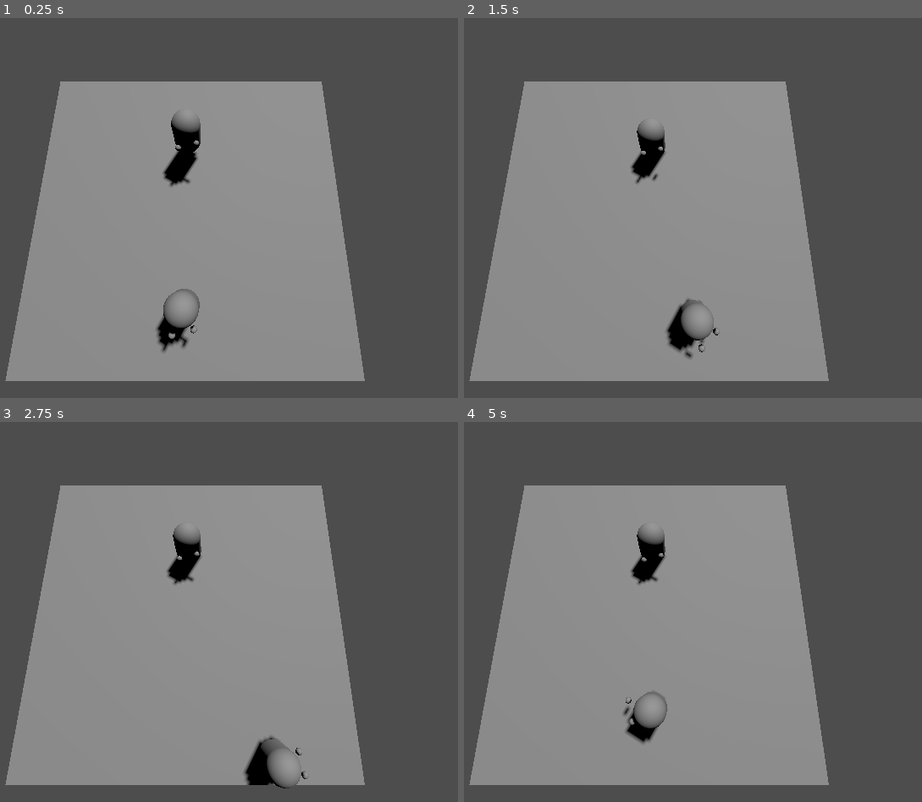
Above: before the commit, frames 1-4 (two rows, left to right).
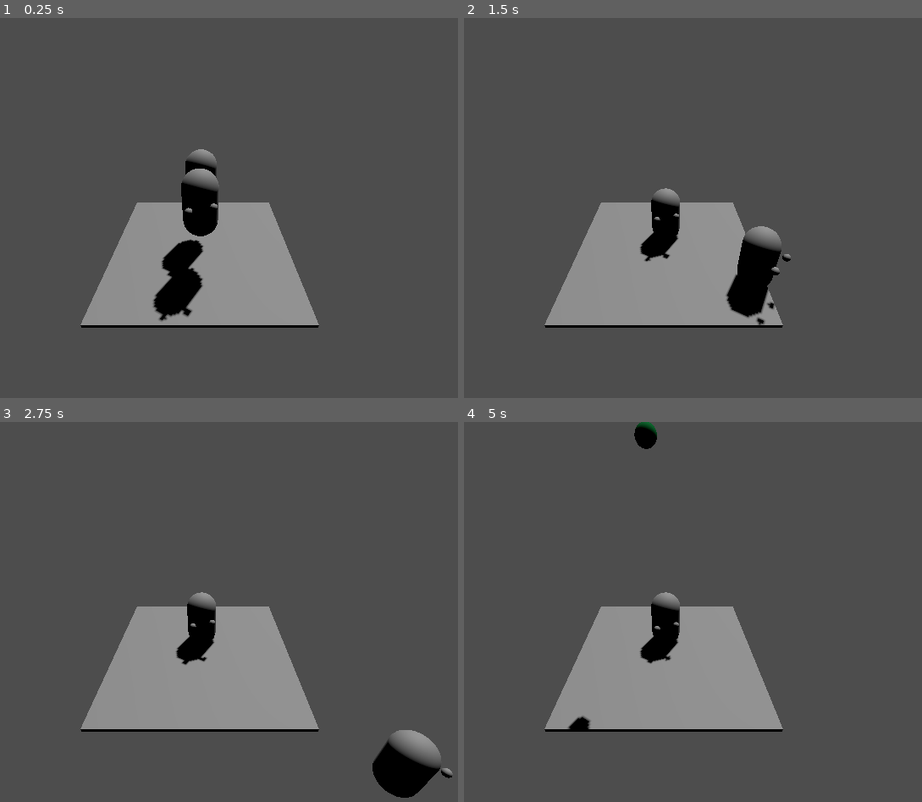
Above: after the commit, the same moments.

Repository: jalvarez2016/This-world-is-too-tiny-for-both-of-us
Game: Godot game, scene res://world test/world.tscn
Same seed, same stepped clock (60 frames per second), same inputs: the game is played once before the commit and once after it.
Inputs:
- Up to frame 1 (0.25 s): no input
- Up to frame 2 (1.5 s): hold D (ui_right) 0.53-1.28 s; hold S (ui_down) from 1.28 s (still down)
- Up to frame 3 (2.75 s): release S (ui_down) at 2.03 s; hold D (ui_right) from 2.03 s (still down)
- Up to frame 4 (5 s): release D (ui_right) at 2.78 s; hold W (ui_up) 2.78-3.53 s; hold A (ui_left) from 3.53 s (still down)

The runs differ from the first frame. In frame 1, 42% of the frame differs, in the area x 1-80%, y 16-96%; in frame 2, 42%; in frame 3, 42%, in the area x 1-99%, y 16-99%; in frame 4, 42%.

Commit message:
0.0.2: player can heal, get smaller when punched

Diff:
--- a/character_body_3d.gd
+++ b/character_body_3d.gd
@@ -12,14 +12,15 @@
 
 @export var gravity := 10.0
 
-const SPEED = 1.0
-const jump_force = 3
+var SPEED = 7.0
+var jump_force = 7
 var angular_acceleration := 5
 var health = 100
+var current_status = "rest"
 
 var enemy_fist = null
 var player_keys = [null]
-var current_group = null
+var current_scale = 4
 
 
 func _physics_process(delta: float) -> void:
@@ -47,21 +48,54 @@
 		velocity.z = move_toward(velocity.z, 0, SPEED)
 
 	if Input.is_action_just_pressed(player_keys[5]):
+
 		state_machine.travel("punch")
+		right_fist.setStatus("punching")
+		print(right_fist.current_status)
 
 	move_and_slide()
 
+func gobackToRest():
+	right_fist.setStatus("rest")
+	print(right_fist.current_status)
+
 func setPlayerKeys(player_keys_list, fist_group, enemy_fist_group):
+	left_fist = $MeshInstance3D/MeshInstance3D3/Area3D
+	right_fist = $MeshInstance3D/MeshInstance3D2/Area3D
 	player_keys = player_keys_list
-
-	current_group = fist_group
-
 	enemy_fist = enemy_fist_group
+	left_fist.add_to_group(fist_group)
 
 
+func heal():
+	if health <= 84:
+
+			if health + 16 > 100:
+				health = 100
+			else:
+				health += 16
+			current_scale += .3
+			scale = Vector3(current_scale,current_scale,current_scale)
+	else:
+		health = health
 
 func _on_hit_box_area_entered(area: Area3D) -> void:
-	if area.is_in_group(enemy_fist):
-		health -= 10
-		print(current_group, health)
-	pass # Replace with function body.
+
+
+	if area.is_in_group(enemy_fist) and area.current_status == "punching":
+		health -= 4
+		current_scale -= 0.1
+		if current_scale == 3:
+			SPEED = 6.0
+			jump_force = 6
+
+		if current_scale == 2:
+			SPEED = 4.0
+			jump_force = 4
+
+		if current_scale == 3:
+			SPEED = 3.0
+			jump_force = 3
+		scale = Vector3(current_scale,current_scale,current_scale)
+		if current_scale <= 0.3:
+			queue_free()
--- /dev/null
+++ b/health_pack/health_pack.gd
@@ -0,0 +1,8 @@
+extends RigidBody3D
+
+
+func _on_area_3d_area_entered(area: Area3D) -> void:
+	if area.is_in_group("player"):
+		area.heal()
+		queue_free()
+	pass # Replace with function body.
--- /dev/null
+++ b/health_pack/health_pack.tscn
@@ -0,0 +1,33 @@
+[gd_scene load_steps=6 format=3 uid="uid://crlv50cgqsow4"]
+
+[ext_resource type="Script" uid="uid://nieuqqawo45x" path="res://health_pack/health_pack.gd" id="1_dx2s5"]
+
+[sub_resource type="StandardMaterial3D" id="StandardMaterial3D_81fhr"]
+albedo_color = Color(0.0953783, 0.500013, 0.234733, 1)
+roughness = 0.0
+
+[sub_resource type="SphereMesh" id="SphereMesh_xab54"]
+material = SubResource("StandardMaterial3D_81fhr")
+
+[sub_resource type="SphereShape3D" id="SphereShape3D_j5e3j"]
+
+[sub_resource type="SphereShape3D" id="SphereShape3D_dx2s5"]
+radius = 0.556592
+
+[node name="HealthPack" type="RigidBody3D" groups=["health_pack"]]
+mass = 0.2
+gravity_scale = 0.3
+script = ExtResource("1_dx2s5")
+
+[node name="MeshInstance3D" type="MeshInstance3D" parent="."]
+mesh = SubResource("SphereMesh_xab54")
+
+[node name="CollisionShape3D" type="CollisionShape3D" parent="."]
+shape = SubResource("SphereShape3D_j5e3j")
+
+[node name="Area3D" type="Area3D" parent="."]
+
+[node name="CollisionShape3D" type="CollisionShape3D" parent="Area3D"]
+shape = SubResource("SphereShape3D_dx2s5")
+
+[connection signal="area_entered" from="Area3D" to="." method="_on_area_3d_area_entered"]
--- /dev/null
+++ b/players/hit_box.gd
@@ -0,0 +1,4 @@
+extends Area3D
+
+func heal():
+	$"..".heal()
--- a/players/player.tscn
+++ b/players/player.tscn
@@ -1,10 +1,8 @@
-[gd_scene load_steps=18 format=3 uid="uid://gwxdxeypxnpo"]
+[gd_scene load_steps=20 format=3 uid="uid://gwxdxeypxnpo"]
 
 [ext_resource type="Script" uid="uid://ler7njrgn7xs" path="res://character_body_3d.gd" id="1_4flbx"]
-
-[sub_resource type="CapsuleShape3D" id="CapsuleShape3D_4flbx"]
-radius = 0.189735
-height = 1.0
+[ext_resource type="Script" uid="uid://dwoo0nr5sybuo" path="res://players/hit_box.gd" id="2_i6aj8"]
+[ext_resource type="Script" uid="uid://bacvyq230knsi" path="res://players/punch.gd" id="2_wu7mp"]
 
 [sub_resource type="CapsuleMesh" id="CapsuleMesh_onrkg"]
 radius = 0.25
@@ -21,6 +19,23 @@
 [sub_resource type="SphereShape3D" id="SphereShape3D_wu7mp"]
 custom_solver_bias = 0.12
 radius = 0.06
+
+[sub_resource type="Animation" id="Animation_i6aj8"]
+length = 0.001
+tracks/0/type = "position_3d"
+tracks/0/imported = false
+tracks/0/enabled = true
+tracks/0/path = NodePath("MeshInstance3D/MeshInstance3D2")
+tracks/0/interp = 1
+tracks/0/loop_wrap = true
+tracks/0/keys = PackedFloat32Array(0, 1, -0.136116, 0.181386, 0.365091)
+tracks/1/type = "position_3d"
+tracks/1/imported = false
+tracks/1/enabled = true
+tracks/1/path = NodePath("MeshInstance3D/MeshInstance3D3")
+tracks/1/interp = 1
+tracks/1/loop_wrap = true
+tracks/1/keys = PackedFloat32Array(0, 1, 0.176271, 0.181386, 0.286205)
 
 [sub_resource type="Animation" id="Animation_l271l"]
 resource_name = "punch"
@@ -39,23 +54,20 @@
 tracks/1/interp = 1
 tracks/1/loop_wrap = true
 tracks/1/keys = PackedFloat32Array(0.0333333, 1, 0.176271, 0.181386, 0.286205, 0.4, 1, 0.176271, 0.181386, 0.286205, 0.8, 1, 0.102143, 0.181386, 0.533005, 1.2, 1, 0.176271, 0.181386, 0.286205)
-
-[sub_resource type="Animation" id="Animation_i6aj8"]
-length = 0.001
-tracks/0/type = "position_3d"
-tracks/0/imported = false
-tracks/0/enabled = true
-tracks/0/path = NodePath("MeshInstance3D/MeshInstance3D2")
-tracks/0/interp = 1
-tracks/0/loop_wrap = true
-tracks/0/keys = PackedFloat32Array(0, 1, -0.136116, 0.181386, 0.365091)
-tracks/1/type = "position_3d"
-tracks/1/imported = false
-tracks/1/enabled = true
-tracks/1/path = NodePath("MeshInstance3D/MeshInstance3D3")
-tracks/1/interp = 1
-tracks/1/loop_wrap = true
-tracks/1/keys = PackedFloat32Array(0, 1, 0.176271, 0.181386, 0.286205)
+tracks/2/type = "method"
+tracks/2/imported = false
+tracks/2/enabled = true
+tracks/2/path = NodePath(".")
+tracks/2/interp = 1
+tracks/2/loop_wrap = true
+tracks/2/keys = {
+"times": PackedFloat32Array(1.13333),
+"transitions": PackedFloat32Array(1),
+"values": [{
+"args": [],
+"method": &"gobackToRest"
+}]
+}
 
 [sub_resource type="Animation" id="Animation_wu7mp"]
 resource_name = "stands.loop"
@@ -113,11 +125,12 @@
 radius = 0.273524
 height = 1.0
 
+[sub_resource type="CapsuleShape3D" id="CapsuleShape3D_4flbx"]
+radius = 0.172502
+height = 0.906388
+
 [node name="player" type="CharacterBody3D"]
 script = ExtResource("1_4flbx")
-
-[node name="CollisionShape3D" type="CollisionShape3D" parent="."]
-shape = SubResource("CapsuleShape3D_4flbx")
 
 [node name="MeshInstance3D" type="MeshInstance3D" parent="."]
 mesh = SubResource("CapsuleMesh_onrkg")
@@ -133,6 +146,7 @@
 shape = SubResource("SphereShape3D_i6aj8")
 
 [node name="Area3D" type="Area3D" parent="MeshInstance3D/MeshInstance3D2"]
+script = ExtResource("2_wu7mp")
 
 [node name="CollisionShape3D" type="CollisionShape3D" parent="MeshInstance3D/MeshInstance3D2/Area3D"]
 shape = SubResource("SphereShape3D_wu7mp")
@@ -148,6 +162,7 @@
 shape = SubResource("SphereShape3D_i6aj8")
 
 [node name="Area3D" type="Area3D" parent="MeshInstance3D/MeshInstance3D3"]
+script = ExtResource("2_wu7mp")
 
 [node name="CollisionShape3D" type="CollisionShape3D" parent="MeshInstance3D/MeshInstance3D3/Area3D"]
 shape = SubResource("SphereShape3D_wu7mp")
@@ -161,9 +176,13 @@
 tree_root = SubResource("AnimationNodeStateMachine_k00sm")
 anim_player = NodePath("../AnimationPlayer")
 
-[node name="HitBox" type="Area3D" parent="."]
+[node name="HitBox" type="Area3D" parent="." groups=["player"]]
+script = ExtResource("2_i6aj8")
 
 [node name="CollisionShape3D" type="CollisionShape3D" parent="HitBox"]
 shape = SubResource("CapsuleShape3D_l271l")
 
+[node name="CollisionShape3D2" type="CollisionShape3D" parent="."]
+shape = SubResource("CapsuleShape3D_4flbx")
+
 [connection signal="area_entered" from="HitBox" to="." method="_on_hit_box_area_entered"]
--- /dev/null
+++ b/players/punch.gd
@@ -0,0 +1,7 @@
+extends Area3D
+
+@export var current_status = "rest"
+@export var power = 5
+
+func setStatus(new_status):
+	current_status = new_status
--- a/project.godot
+++ b/project.godot
@@ -23,7 +23,7 @@
 
 player_two_fist=""
 player_one_fist=""
-player_one=""
+health_pack=""
 
 [input]
 
--- /dev/null
+++ b/world test/health_pack_spawn.gd
@@ -0,0 +1,15 @@
+extends Node3D
+@onready var health_pack_scene = load("res://health_pack/health_pack.tscn")
+var list_of_spawn_points = []
+
+
+func _ready() -> void:
+	for point in get_children():
+		list_of_spawn_points.append(point)
+
+
+func _on_health_pack_spawn_timer_timeout() -> void:
+	var health_pack = health_pack_scene.instantiate()
+	var spawn_point = list_of_spawn_points[randf_range(0,list_of_spawn_points.size())]
+	health_pack.transform = spawn_point.global_transform
+	add_child(health_pack)
--- a/world test/world.gd
+++ b/world test/world.gd
@@ -1,6 +1,7 @@
 extends Node3D
 #"ui_left", "ui_right", "ui_up", "ui_down"
 @onready var scene = load("res://players/player.tscn")
+
 @onready var player_one_spown = $Marker3D
 var player_one_keys = ["ui_left", "ui_right", "ui_up", "ui_down","ui_jump","ui_punch"]
 @onready var player_two_spown = $Marker3D2
@@ -12,11 +13,14 @@
 
 	player_one.transform = player_one_spown.global_transform
 	player_one.add_to_group("player_one")
+	player_one.scale = Vector3(4,4,4)
 	add_child(player_one)
 
 	var player_two = scene.instantiate()
 	player_two.setPlayerKeys(player_two_keys, "player_two_fist", "player_one_fist")
+	player_one.add_to_group("player_two")
 	player_two.transform = player_two_spown.global_transform
+	player_two.scale = Vector3(4,4,4)
 	add_child(player_two)
 
 	#player_one.setPlayerKeys("ui_left_two", "ui_right_two", "ui_up_two", "ui_down_two")
--- a/world test/world.tscn
+++ b/world test/world.tscn
@@ -1,12 +1,13 @@
-[gd_scene load_steps=4 format=3 uid="uid://crtx2bug0v0ab"]
+[gd_scene load_steps=5 format=3 uid="uid://crtx2bug0v0ab"]
 
 [ext_resource type="Script" uid="uid://bvmsjjvovdcq" path="res://world test/world.gd" id="1_2hu7o"]
+[ext_resource type="Script" uid="uid://jti6ts8aejho" path="res://world test/health_pack_spawn.gd" id="2_2hu7o"]
 
 [sub_resource type="BoxMesh" id="BoxMesh_4kpw4"]
-size = Vector3(6, 0.2, 6)
+size = Vector3(12, 0.2, 12)
 
 [sub_resource type="ConcavePolygonShape3D" id="ConcavePolygonShape3D_dbbrg"]
-data = PackedVector3Array(-3, 0.1, 3, 3, 0.1, 3, -3, -0.1, 3, 3, 0.1, 3, 3, -0.1, 3, -3, -0.1, 3, 3, 0.1, -3, -3, 0.1, -3, 3, -0.1, -3, -3, 0.1, -3, -3, -0.1, -3, 3, -0.1, -3, 3, 0.1, 3, 3, 0.1, -3, 3, -0.1, 3, 3, 0.1, -3, 3, -0.1, -3, 3, -0.1, 3, -3, 0.1, -3, -3, 0.1, 3, -3, -0.1, -3, -3, 0.1, 3, -3, -0.1, 3, -3, -0.1, -3, 3, 0.1, 3, -3, 0.1, 3, 3, 0.1, -3, -3, 0.1, 3, -3, 0.1, -3, 3, 0.1, -3, -3, -0.1, 3, 3, -0.1, 3, -3, -0.1, -3, 3, -0.1, 3, 3, -0.1, -3, -3, -0.1, -3)
+data = PackedVector3Array(-6, 0.1, 6, 6, 0.1, 6, -6, -0.1, 6, 6, 0.1, 6, 6, -0.1, 6, -6, -0.1, 6, 6, 0.1, -6, -6, 0.1, -6, 6, -0.1, -6, -6, 0.1, -6, -6, -0.1, -6, 6, -0.1, -6, 6, 0.1, 6, 6, 0.1, -6, 6, -0.1, 6, 6, 0.1, -6, 6, -0.1, -6, 6, -0.1, 6, -6, 0.1, -6, -6, 0.1, 6, -6, -0.1, -6, -6, 0.1, 6, -6, -0.1, 6, -6, -0.1, -6, 6, 0.1, 6, -6, 0.1, 6, 6, 0.1, -6, -6, 0.1, 6, -6, 0.1, -6, 6, 0.1, -6, -6, -0.1, 6, 6, -0.1, 6, -6, -0.1, -6, 6, -0.1, 6, 6, -0.1, -6, -6, -0.1, -6)
 
 [node name="World" type="Node3D"]
 script = ExtResource("1_2hu7o")
@@ -16,7 +17,7 @@
 shadow_enabled = true
 
 [node name="Camera3D" type="Camera3D" parent="."]
-transform = Transform3D(1, 0, 0, 0, 0.259611, 0.965713, 0, -0.965713, 0.259611, 0.365454, 4.84335, 1.28132)
+transform = Transform3D(1, 0, 0, 0, 0.845467, 0.534028, 0, -0.534028, 0.845467, 0.365454, 11.731, 13.3869)
 
 [node name="MeshInstance3D" type="MeshInstance3D" parent="."]
 mesh = SubResource("BoxMesh_4kpw4")
@@ -27,7 +28,64 @@
 shape = SubResource("ConcavePolygonShape3D_dbbrg")
 
 [node name="Marker3D" type="Marker3D" parent="."]
-transform = Transform3D(1, 0, 0, 0, 1, 0, 0, 0, 1, 0, 1.18875, 1.75213)
+transform = Transform3D(1, 0, 0, 0, 1, 0, 0, 0, 1, 0, 4.99591, 1.75213)
 
 [node name="Marker3D2" type="Marker3D" parent="."]
-transform = Transform3D(1, 0, 0, 0, 1, 0, 0, 0, 1, 0, 1.18875, -1.21291)
+transform = Transform3D(1, 0, 0, 0, 1, 0, 0, 0, 1, 0, 4.99591, -1.21291)
+
+[node name="HealthPackSpawnTimer" type="Timer" parent="."]
+autostart = true
+
+[node name="HealthPackSpawn" type="Node3D" parent="."]
+transform = Transform3D(1, 0, 0, 0, 1, 0, 0, 0, 1, 0, 16.4375, 0)
+script = ExtResource("2_2hu7o")
+
+[node name="Marker3D3" type="Marker3D" parent="HealthPackSpawn"]
+transform = Transform3D(0.568695, 0.735388, -0.368497, -0.617153, 0.677646, 0.399896, 0.54379, 0, 0.839221, -2.78402, -0.224487, 0.197801)
+
+[node name="Marker3D4" type="Marker3D" parent="HealthPackSpawn"]
+transform = Transform3D(0.568695, 0.735388, -0.368497, -0.617153, 0.677646, 0.399896, 0.54379, 0, 0.839221, 3.02705, 0.224487, -2.91857)
+
+[node name="Marker3D5" type="Marker3D" parent="HealthPackSpawn"]
+transform = Transform3D(0.925077, 0, 0.379779, 0, 1, 0, -0.379779, 0, 0.925077, -2.65439, 0, -3.22566)
+
+[node name="Marker3D6" type="Marker3D" parent="HealthPackSpawn"]
+transform = Transform3D(0.925077, 0, 0.379779, 0, 1, 0, -0.379779, 0, 0.925077, -4.59318, 0, 0.567262)
+
+[node name="Marker3D7" type="Marker3D" parent="HealthPackSpawn"]
+transform = Transform3D(0.568695, 0.735388, -0.368497, -0.617153, 0.677646, 0.399896, 0.54379, 0, 0.839221, -3.82349, -0.224487, 0.197801)
+
+[node name="Marker3D8" type="Marker3D" parent="HealthPackSpawn"]
+transform = Transform3D(0.568695, 0.735388, -0.368497, -0.617153, 0.677646, 0.399896, 0.54379, 0, 0.839221, -0.761724, 0.224487, -0.197801)
+
+[node name="Marker3D9" type="Marker3D" parent="HealthPackSpawn"]
+transform = Transform3D(0.925077, 0, 0.379779, 0, 1, 0, -0.379779, 0, 0.925077, 2.22714, 0, 0.290976)
+
+[node name="Marker3D10" type="Marker3D" parent="HealthPackSpawn"]
+transform = Transform3D(0.925077, 0, 0.379779, 0, 1, 0, -0.379779, 0, 0.925077, 3.04777, 0, 3.3054)
+
+[node name="Marker3D11" type="Marker3D" parent="HealthPackSpawn"]
+transform = Transform3D(-0.779287, -0.45614, -0.429706, -0.617153, 0.677646, 0.399896, 0.10878, 0.576828, -0.80959, -0.636415, -0.224487, 2.50724)
+
+[node name="Marker3D12" type="Marker3D" parent="HealthPackSpawn"]
+transform = Transform3D(-0.779287, -0.45614, -0.429706, -0.617153, 0.677646, 0.399896, 0.10878, 0.576828, -0.80959, -0.0694896, 0.224487, 4.45712)
+
+[node name="Marker3D13" type="Marker3D" parent="HealthPackSpawn"]
+transform = Transform3D(-0.275906, 0, -0.961185, 0, 1, 0, 0.961185, 0, -0.275906, -0.789907, 0, 2.55113)
+
+[node name="Marker3D14" type="Marker3D" parent="HealthPackSpawn"]
+transform = Transform3D(-0.275906, 0, -0.961185, 0, 1, 0, 0.961185, 0, -0.275906, -2.97157, 0, 1.85187)
+
+[node name="Marker3D15" type="Marker3D" parent="HealthPackSpawn"]
+transform = Transform3D(-0.779287, -0.45614, -0.429706, -0.617153, 0.677646, 0.399896, 0.10878, 0.576828, -0.80959, 0.00833751, -0.224487, 1.69189)
+
+[node name="Marker3D16" type="Marker3D" parent="HealthPackSpawn"]
+transform = Transform3D(-0.779287, -0.45614, -0.429706, -0.617153, 0.677646, 0.399896, 0.10878, 0.576828, -0.80959, 3.70793, 0.224487, -1.70805)
+
+[node name="Marker3D17" type="Marker3D" parent="HealthPackSpawn"]
+transform = Transform3D(-0.275906, 0, -0.961185, 0, 1, 0, 0.961185, 0, -0.275906, -2.34006, 0, 3.7648)
+
+[node name="Marker3D18" type="Marker3D" parent="HealthPackSpawn"]
+transform = Transform3D(-0.275906, 0, -0.961185, 0, 1, 0, 0.961185, 0, -0.275906, 0.0555642, 0, -3.08883)
+
+[connection signal="timeout" from="HealthPackSpawnTimer" to="HealthPackSpawn" method="_on_health_pack_spawn_timer_timeout"]
Not shown, added: health_pack/health_pack.gd.uid
Not shown, added: players/hit_box.gd.uid
Not shown, added: players/punch.gd.uid
Not shown, added: world test/health_pack_spawn.gd.uid
